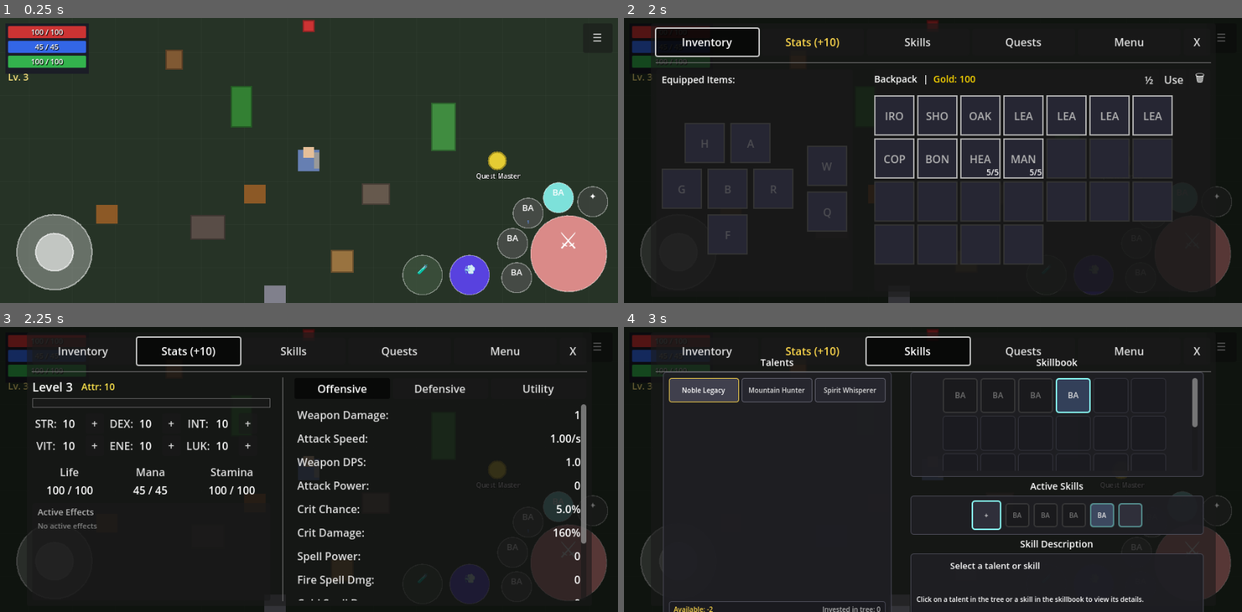
Above: before the commit, frames 1-4 (two rows, left to right).
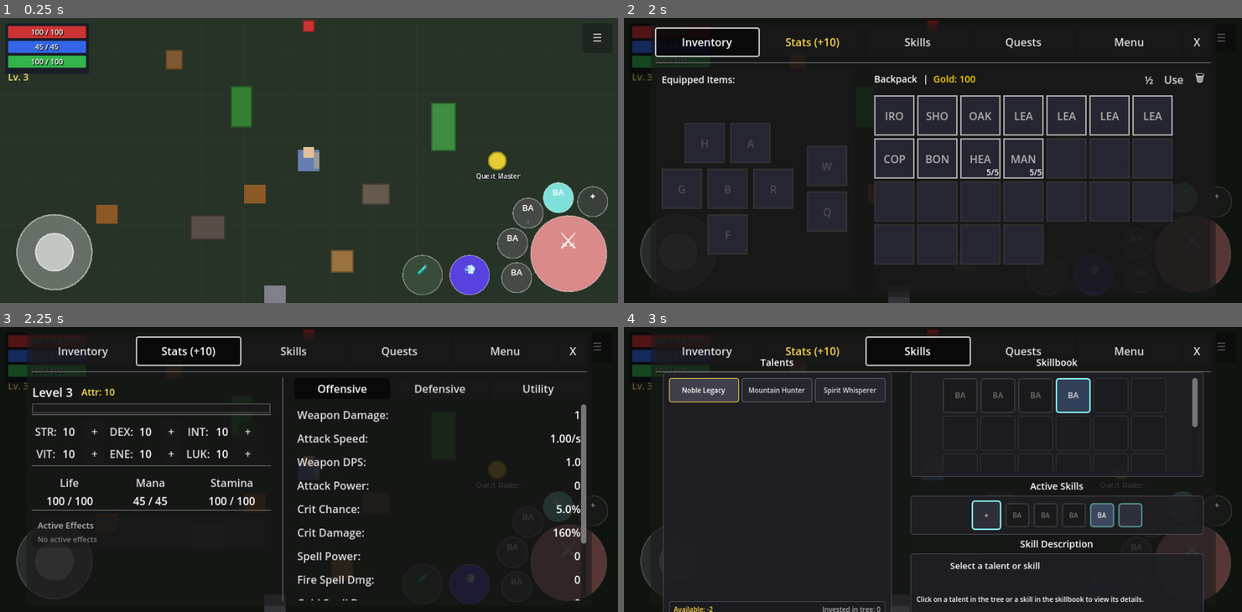
Above: after the commit, the same moments.

Repository: MatousHruska/MobileTestia
Game: Godot game, scene res://scenes/world/test_zone.tscn
Two runs of this game, one before a commit and one after it. Both use one fixed random seed, a clock stepped at 60 frames per second and the inputs below.
Inputs:
- Up to frame 1 (0.25 s): no input
- Up to frame 2 (2 s): click "☰" at 0.5 s; click "Inventory" at 1.25 s
- Up to frame 3 (2.25 s): click "Stats (+10)" at 2 s
- Up to frame 4 (3 s): click "Skills" at 2.75 s

Frames 1-2 are identical in both runs. In frame 3, 3.9% of the frame differs, in the area x 5-44%, y 19-76%; in frame 4, nothing differs.

Commit message:
Add separators and 2% top padding to left panel sections
- HSeparators between Header, Attributes, Resources, Effects
- Each section wrapped with ~2% top padding (8px)

Diff:
--- a/scripts/ui/menu/stats_panel.gd
+++ b/scripts/ui/menu/stats_panel.gd
@@ -87,27 +87,54 @@
 
 func _create_left_panel() -> Control:
 	var container := VBoxContainer.new()
-	container.add_theme_constant_override("separation", 8)
+	container.add_theme_constant_override("separation", 0)
 	container.size_flags_vertical = Control.SIZE_EXPAND_FILL
 
 	# === HEADER: Level and XP ===
-	var header := _create_header()
+	var header := _create_section_with_padding(_create_header())
 	container.add_child(header)
 
+	container.add_child(HSeparator.new())
+
 	# === PRIMARY ATTRIBUTES ===
-	var attributes_section := _create_attributes_section()
+	var attributes_section := _create_section_with_padding(_create_attributes_section())
 	container.add_child(attributes_section)
 
+	container.add_child(HSeparator.new())
+
 	# === RESOURCES ===
-	var resources_section := _create_resources_section()
+	var resources_section := _create_section_with_padding(_create_resources_section())
 	container.add_child(resources_section)
 
+	container.add_child(HSeparator.new())
+
 	# === ACTIVE EFFECTS (expands to fill remaining space) ===
-	var effects_section := _create_effects_section()
+	var effects_section := _create_section_with_padding(_create_effects_section())
 	effects_section.size_flags_vertical = Control.SIZE_EXPAND_FILL
 	container.add_child(effects_section)
 
 	return container
+
+
+## Wraps a section with 2% top padding using stretch ratio
+func _create_section_with_padding(content: Control) -> Control:
+	var wrapper := VBoxContainer.new()
+	wrapper.add_theme_constant_override("separation", 0)
+
+	# 2% top padding spacer
+	var spacer := Control.new()
+	spacer.custom_minimum_size = Vector2(0, 0)
+	spacer.size_flags_vertical = Control.SIZE_SHRINK_BEGIN
+	# Use stretch ratio for percentage-based sizing (2% of available space)
+	wrapper.add_child(spacer)
+
+	# Calculate 2% of typical panel height as minimum
+	spacer.custom_minimum_size.y = 8  # ~2% of 400px
+
+	content.size_flags_vertical = Control.SIZE_SHRINK_BEGIN
+	wrapper.add_child(content)
+
+	return wrapper
 
 
 func _create_right_panel() -> Control:
